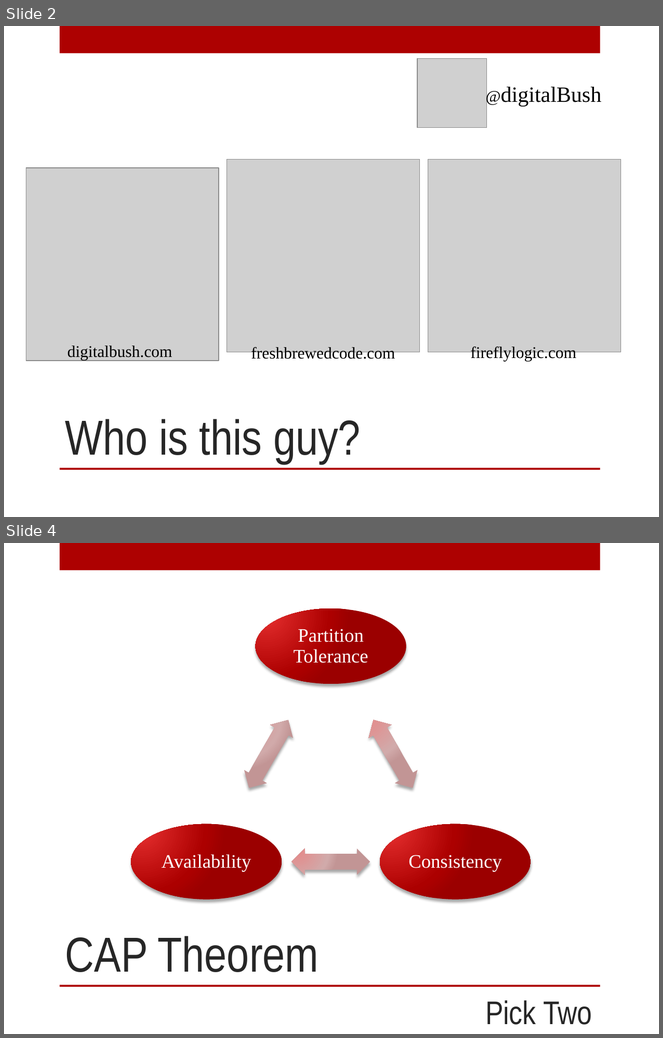
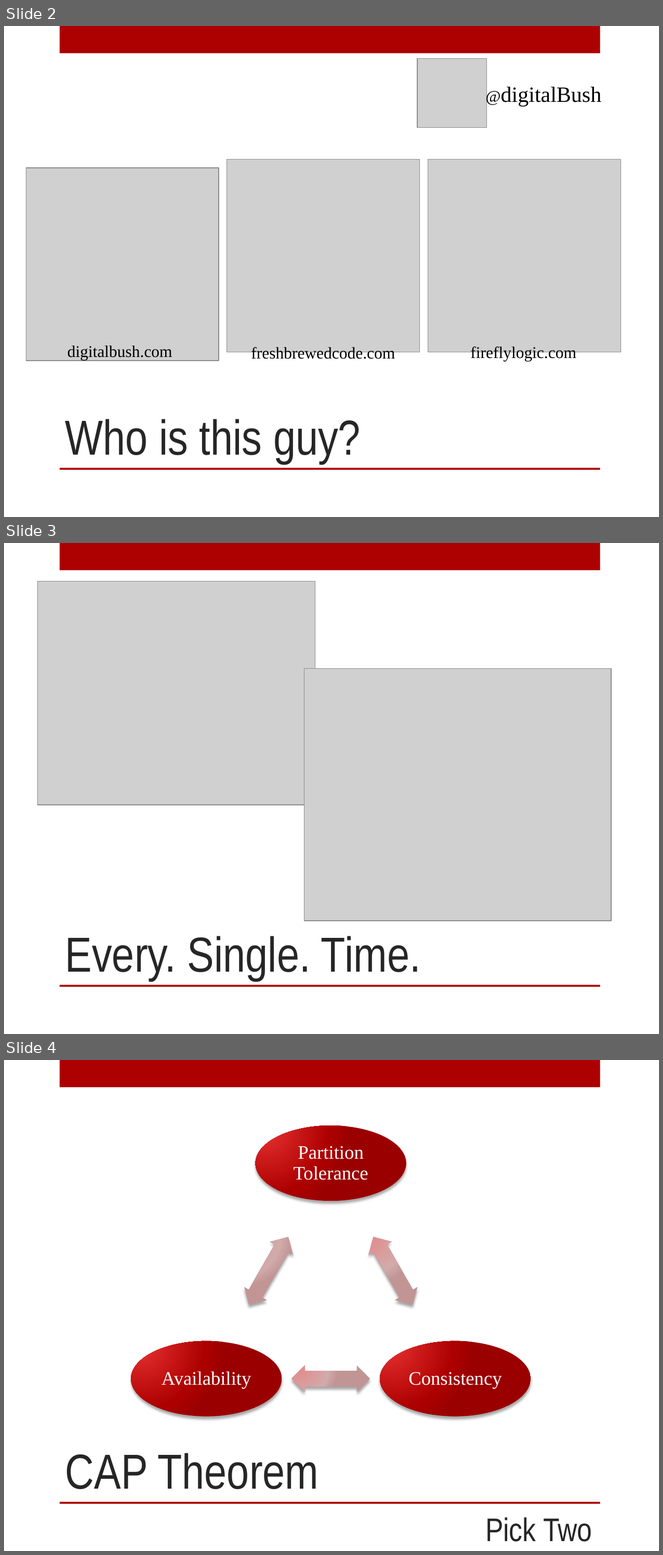
Before and after one commit to digitalBush/nosql-smackdown-talk, a slide deck: nosql-smackdown.pptx. Shown one above the other, each under a label of ours: slides 2 and 4 before the commit, slides 2, 3 and 4 after it; the slides between them are not shown. The pictures are 663x1038 and 663x1555 pixels, drawn with LibreOffice and Linux fonts; fonts in the diff are those of the drawing; grey boxes stand for pictures. Boxes give left, top, right and bottom in pixels: in the first picture for what was removed or moved away, otherwise in the second. Text is boxed around its words. In the diff, an @@ line names an element or a change of style, - is before the commit and + after.

```diff
--- a/nosql-smackdown.pptx
+++ b/nosql-smackdown.pptx
@@ slide 3 added at box(4, 543, 659, 1034), background #FFFFFF; not listed: 2 template elements that a slide beside it also shows @@
@@ picture added at box(37, 581, 315, 805) @@
@@ picture added at box(304, 669, 611, 921) @@
@@ title added at box(65, 936, 421, 981), 54 pt, text #262626 @@
+Every. Single. Time.
```
Also in this commit, not shown: 2 slides changed, 1 slide removed.
